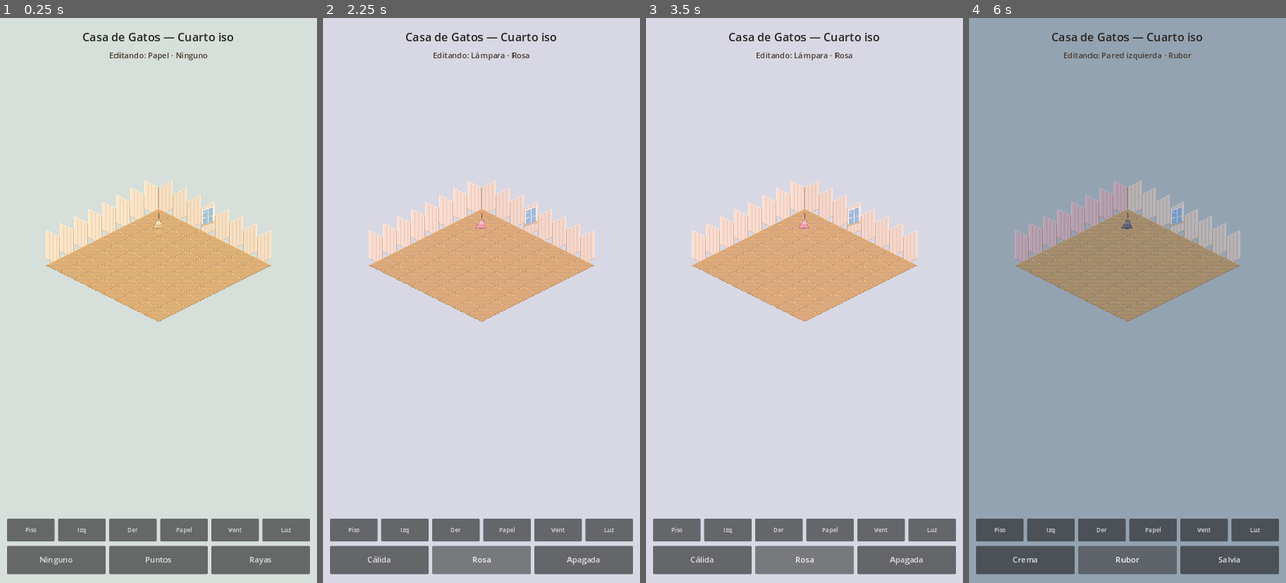
Above: before the commit, frames 1-4 (left to right).
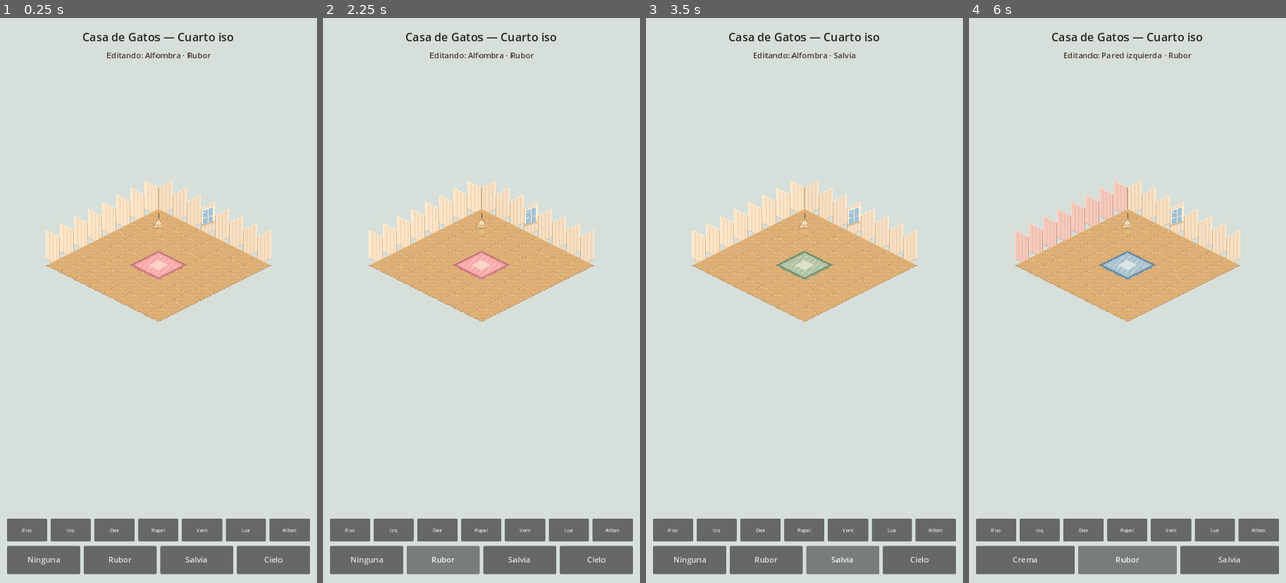
Above: after the commit, the same moments.

Repository: fabianmelo23/Juego-hija
Game: Godot game, scene res://scenes/iso/iso_room.tscn
Two runs of this game, one before a commit and one after it. Both use one fixed random seed, a clock stepped at 60 frames per second and the inputs below.
Inputs (mouse positions are in pixels of both pictures, inside the frame that each line leads up to):
- Up to frame 1 (0.25 s): no input
- Up to frame 2 (2.25 s): click (611, 532) at 0.5 s, where only the run after the commit has a clickable "Alfom"; click (367, 560) at 1.25 s, where only the run after the commit has a clickable "Ninguna"; click (443, 560) at 2 s, where only the run after the commit has a clickable "Rubor"
- Up to frame 3 (3.5 s): click (842, 560) at 2.75 s, where only the run after the commit has a clickable "Salvia"
- Up to frame 4 (6 s): click (1241, 560) at 3.5 s, where only the run after the commit has a clickable "Cielo"; click "Piso" at 4.25 s; click "Izq" at 5 s; click "Rubor" at 5.75 s

The runs differ from the first frame. In frame 1, 1.9% of the frame differs, in the area x 6-94%, y 6-99%; in frame 2, 1.9%; in frame 3, 1.9%; in frame 4, 100%, in the area x 0-100%, y 0-100%.

Commit message:
Add small isometric rug item with color variants
Places a 2x2 rug in the room with blush/sage/sky options plus none,
and adds an Alfom HUD tab. Closes isometric P1 atmosphere items.

Co-authored-by: fabianmelo23 <fabianmelo23@users.noreply.github.com>

Diff:
--- a/scenes/iso/iso_room.tscn
+++ b/scenes/iso/iso_room.tscn
@@ -23,6 +23,8 @@
 [node name="WindowLayer" type="Node2D" parent="RoomRoot"]
 
 [node name="FloorLayer" type="Node2D" parent="RoomRoot"]
+
+[node name="RugLayer" type="Node2D" parent="RoomRoot"]
 
 [node name="LightLayer" type="Node2D" parent="RoomRoot"]
 
@@ -55,7 +57,7 @@
 layout_mode = 2
 theme_override_colors/font_color = Color(0.28, 0.22, 0.18, 1)
 theme_override_font_sizes/font_size = 18
-text = "Ítem 04: Papel tapiz"
+text = "Ítem 15: Alfombra chica"
 horizontal_alignment = 1
 
 [node name="Spacer" type="Control" parent="IsoHUD/Safe/VBox"]
--- a/scripts/iso/iso_room.gd
+++ b/scripts/iso/iso_room.gd
@@ -1,5 +1,5 @@
 extends Node2D
-## Shell isométrico + ventana + lámpara + papel tapiz.
+## Shell isométrico: shell, aberturas, luz, papel y alfombra.
 
 signal floor_changed(variant_id: String)
 signal wall_left_changed(variant_id: String)
@@ -7,13 +7,16 @@
 signal window_changed(variant_id: String)
 signal light_changed(variant_id: String)
 signal wallpaper_changed(variant_id: String)
+signal rug_changed(variant_id: String)
 
 const ROOM_SIZE := Vector2i(8, 8)
 const WALL_HEIGHT := 64
 const WINDOW_SLOT_X := 3 # posición en la pared derecha
+const RUG_ORIGIN := Vector2i(3, 3) # huella 2×2
 
 @onready var room_root: Node2D = $RoomRoot
 @onready var floor_layer: Node2D = $RoomRoot/FloorLayer
+@onready var rug_layer: Node2D = $RoomRoot/RugLayer
 @onready var wall_left_layer: Node2D = $RoomRoot/WallLeftLayer
 @onready var wall_right_layer: Node2D = $RoomRoot/WallRightLayer
 @onready var wallpaper_left_layer: Node2D = $RoomRoot/WallpaperLeftLayer
@@ -33,6 +36,7 @@
 var _light_textures: Dictionary = {}
 var _wallpaper_left_textures: Dictionary = {}
 var _wallpaper_right_textures: Dictionary = {}
+var _rug_textures: Dictionary = {}
 var _floor_tiles: Dictionary = {}
 var _wall_left_tiles: Array[Sprite2D] = []
 var _wall_right_tiles: Array[Sprite2D] = []
@@ -40,6 +44,7 @@
 var _wallpaper_right_tiles: Array[Sprite2D] = []
 var _window_sprite: Sprite2D
 var _light_sprite: Sprite2D
+var _rug_sprite: Sprite2D
 
 var _current_floor: String = "floor_wood_light"
 var _current_wall_left: String = "wall_left_cream"
@@ -47,7 +52,8 @@
 var _current_window: String = "window_small_day"
 var _current_light: String = "light_ceiling_warm"
 var _current_wallpaper: String = "wallpaper_none"
-var _edit_target: String = "wallpaper"
+var _current_rug: String = "rug_small_blush"
+var _edit_target: String = "rug"
 
 var _floor_variants := [
 	{"id": "floor_wood_light", "name": "Madera clara"},
@@ -83,6 +89,13 @@
 	{"id": "wallpaper_none", "name": "Ninguno"},
 	{"id": "wallpaper_dots", "name": "Puntos"},
 	{"id": "wallpaper_stripe", "name": "Rayas"},
+]
+
+var _rug_variants := [
+	{"id": "rug_small_none", "name": "Ninguna"},
+	{"id": "rug_small_blush", "name": "Rubor"},
+	{"id": "rug_small_sage", "name": "Salvia"},
+	{"id": "rug_small_sky", "name": "Cielo"},
 ]
 
 
@@ -95,6 +108,7 @@
 	_build_wallpaper()
 	_build_window()
 	_build_light()
+	_build_rug()
 	_build_tabs()
 	_rebuild_variant_buttons()
 	title_label.text = "Casa de Gatos — Cuarto iso"
@@ -104,7 +118,8 @@
 	set_wallpaper_variant(_current_wallpaper)
 	set_window_variant(_current_window)
 	set_light_variant(_current_light)
-	_set_edit_target("wallpaper")
+	set_rug_variant(_current_rug)
+	_set_edit_target("rug")
 
 
 func _load_textures() -> void:
@@ -127,6 +142,12 @@
 			var style := wid.replace("wallpaper_", "")
 			_wallpaper_left_textures[wid] = load("res://assets/art/iso/wallpaper/wallpaper_left_%s.png" % style)
 			_wallpaper_right_textures[wid] = load("res://assets/art/iso/wallpaper/wallpaper_right_%s.png" % style)
+	for v in _rug_variants:
+		var rid := str(v["id"])
+		if rid == "rug_small_none":
+			_rug_textures[rid] = null
+		else:
+			_rug_textures[rid] = load("res://assets/art/iso/rugs/%s.png" % rid)
 
 
 func _center_room() -> void:
@@ -234,6 +255,20 @@
 	light_layer.add_child(_light_sprite)
 
 
+
+func _build_rug() -> void:
+	for child in rug_layer.get_children():
+		child.queue_free()
+	_rug_sprite = Sprite2D.new()
+	_rug_sprite.centered = false
+	_rug_sprite.texture_filter = CanvasItem.TEXTURE_FILTER_NEAREST
+	var anchor := IsoMath.grid_to_screen(RUG_ORIGIN)
+	# PNG 128×72 con 4px de padding superior sobre el diamante 2×2.
+	_rug_sprite.position = anchor - Vector2(64, 4)
+	_rug_sprite.z_index = 20 + RUG_ORIGIN.x + RUG_ORIGIN.y
+	rug_layer.add_child(_rug_sprite)
+
+
 func _build_tabs() -> void:
 	for child in tab_bar.get_children():
 		child.queue_free()
@@ -243,6 +278,7 @@
 	_add_tab_button("Papel", "wallpaper")
 	_add_tab_button("Vent", "window")
 	_add_tab_button("Luz", "light")
+	_add_tab_button("Alfom", "rug")
 
 
 func _add_tab_button(label: String, target: String) -> void:
@@ -250,7 +286,7 @@
 	button.focus_mode = Control.FOCUS_NONE
 	button.custom_minimum_size = Vector2(0, 52)
 	button.size_flags_horizontal = Control.SIZE_EXPAND_FILL
-	button.add_theme_font_size_override("font_size", 13)
+	button.add_theme_font_size_override("font_size", 11)
 	button.text = label
 	button.pressed.connect(func() -> void:
 		_set_edit_target(target)
@@ -274,6 +310,8 @@
 			hint_label.text = "Editando: Lámpara · %s" % _nice_name(_light_variants, _current_light)
 		"wallpaper":
 			hint_label.text = "Editando: Papel · %s" % _nice_name(_wallpaper_variants, _current_wallpaper)
+		"rug":
+			hint_label.text = "Editando: Alfombra · %s" % _nice_name(_rug_variants, _current_rug)
 
 
 func _variants_for_target() -> Array:
@@ -288,6 +326,8 @@
 			return _light_variants
 		"wallpaper":
 			return _wallpaper_variants
+		"rug":
+			return _rug_variants
 		_:
 			return _floor_variants
 
@@ -317,6 +357,8 @@
 					set_light_variant(id)
 				"wallpaper":
 					set_wallpaper_variant(id)
+				"rug":
+					set_rug_variant(id)
 		)
 		variant_bar.add_child(button)
 
@@ -423,6 +465,19 @@
 	wallpaper_changed.emit(variant_id)
 
 
+
+func set_rug_variant(variant_id: String) -> void:
+	if not _rug_textures.has(variant_id) or _rug_sprite == null:
+		return
+	_current_rug = variant_id
+	var tex = _rug_textures[variant_id]
+	_rug_sprite.texture = tex
+	_rug_sprite.visible = tex != null
+	if _edit_target == "rug":
+		hint_label.text = "Editando: Alfombra · %s" % _nice_name(_rug_variants, variant_id)
+	rug_changed.emit(variant_id)
+
+
 func get_current_floor_variant() -> String:
 	return _current_floor
 
@@ -444,6 +499,11 @@
 
 func get_current_wallpaper_variant() -> String:
 	return _current_wallpaper
+
+func get_current_rug_variant() -> String:
+	return _current_rug
+
+
 
 
 
--- /dev/null
+++ b/tools/test_iso_rug.gd
@@ -0,0 +1,39 @@
+extends SceneTree
+## Prueba headless del Ítem 15 (alfombra chica 2×2).
+
+
+func _init() -> void:
+	call_deferred("_run")
+
+
+func _run() -> void:
+	var scene: PackedScene = load("res://scenes/iso/iso_room.tscn")
+	var room: Node2D = scene.instantiate()
+	root.add_child(room)
+
+	room.set_rug_variant("rug_small_sage")
+	if room.get_current_rug_variant() != "rug_small_sage":
+		push_error("rug sage failed")
+		quit(1)
+		return
+
+	var rug_layer: Node2D = room.get_node("RoomRoot/RugLayer")
+	if rug_layer.get_child_count() != 1:
+		push_error("expected 1 rug sprite")
+		quit(1)
+		return
+
+	var sprite: Sprite2D = rug_layer.get_child(0)
+	if sprite.texture == null or not sprite.visible:
+		push_error("rug should be visible with texture")
+		quit(1)
+		return
+
+	room.set_rug_variant("rug_small_none")
+	if sprite.visible:
+		push_error("none rug should hide sprite")
+		quit(1)
+		return
+
+	print("ISO_RUG_TEST_OK variant=%s" % room.get_current_rug_variant())
+	quit(0)
Binary file added: assets/art/iso/rugs/rug_small_blush.png
Not shown, added: assets/art/iso/rugs/rug_small_blush.png.import
Binary file added: assets/art/iso/rugs/rug_small_sage.png
Not shown, added: assets/art/iso/rugs/rug_small_sage.png.import
Binary file added: assets/art/iso/rugs/rug_small_sky.png
Not shown, added: assets/art/iso/rugs/rug_small_sky.png.import
Not shown, changed: README.md
Not shown, changed: docs/ISO-ROOM-DIRECTOR.md
